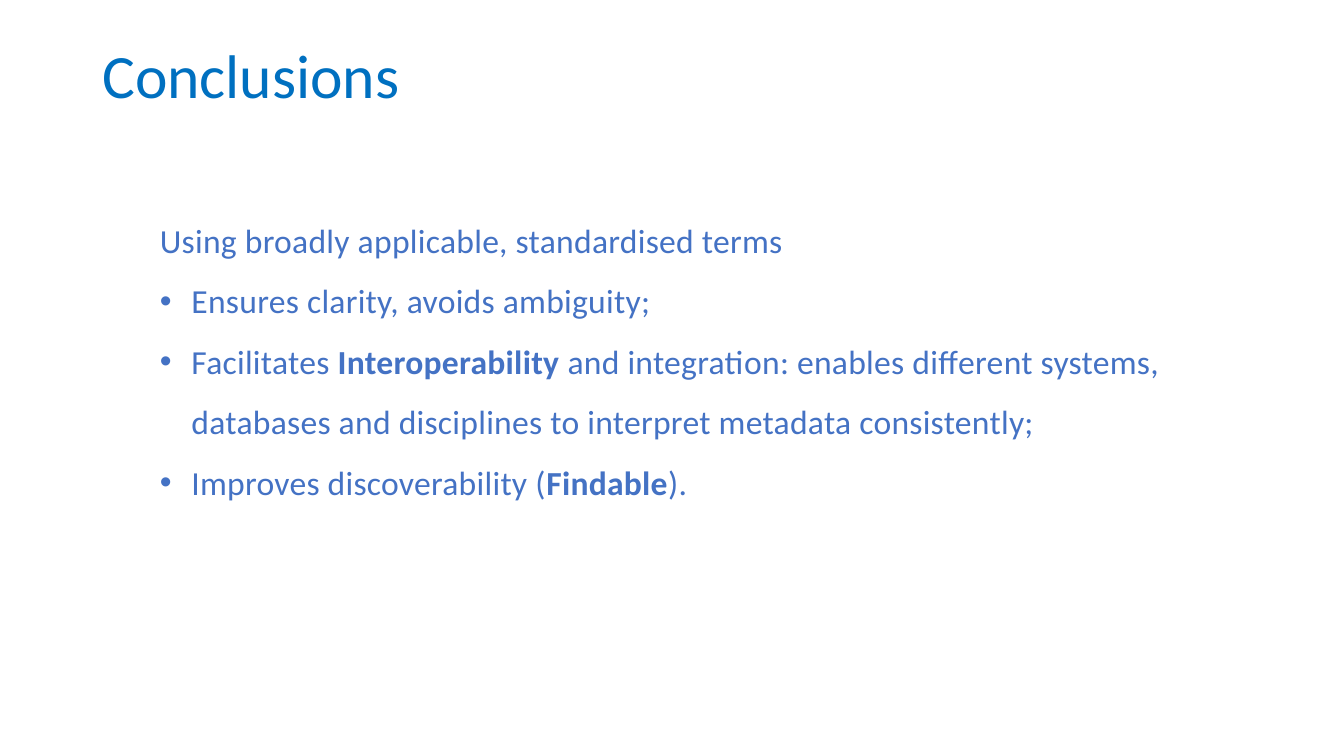
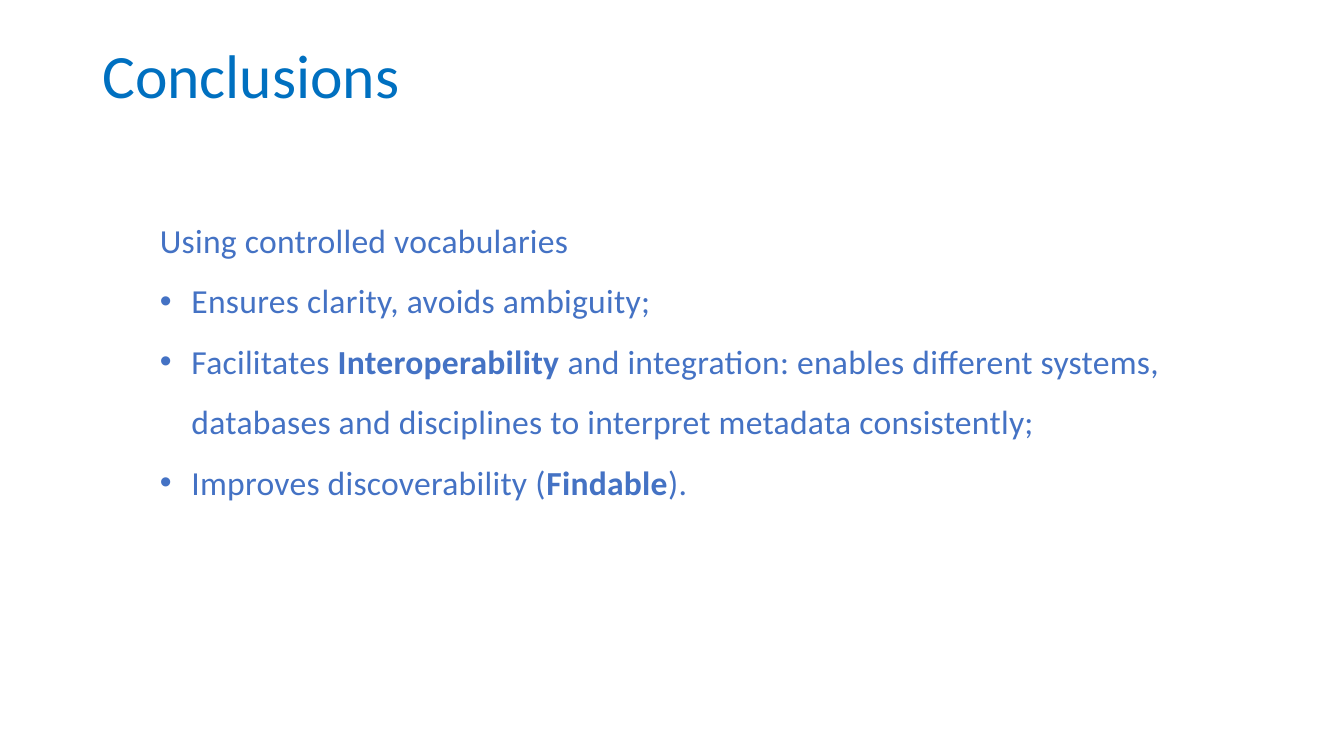
Before and after one commit to BioRDM/fair-in-circadian-practice, a slide deck: slide 21 of instructors/06_Being-precise_v2.1.pptx. Drawn at 1344x756 pixels with LibreOffice and Linux fonts; fonts in the diff are those of the drawing; background and template pictures are left out. Boxes give left, top, right and bottom in pixels: in the first picture for what was removed or moved away, otherwise in the second. Text is boxed around its words. In the diff, an @@ line names an element or a change of style, - is before the commit and + after.

```diff
--- a/instructors/06_Being-precise_v2.1.pptx
+++ b/instructors/06_Being-precise_v2.1.pptx
@@ text at (160,229,568,259): text changed @@
-Using broadly applicable, standardised terms
+Using controlled vocabularies
```
Also in this commit, not shown: 6 other files.
